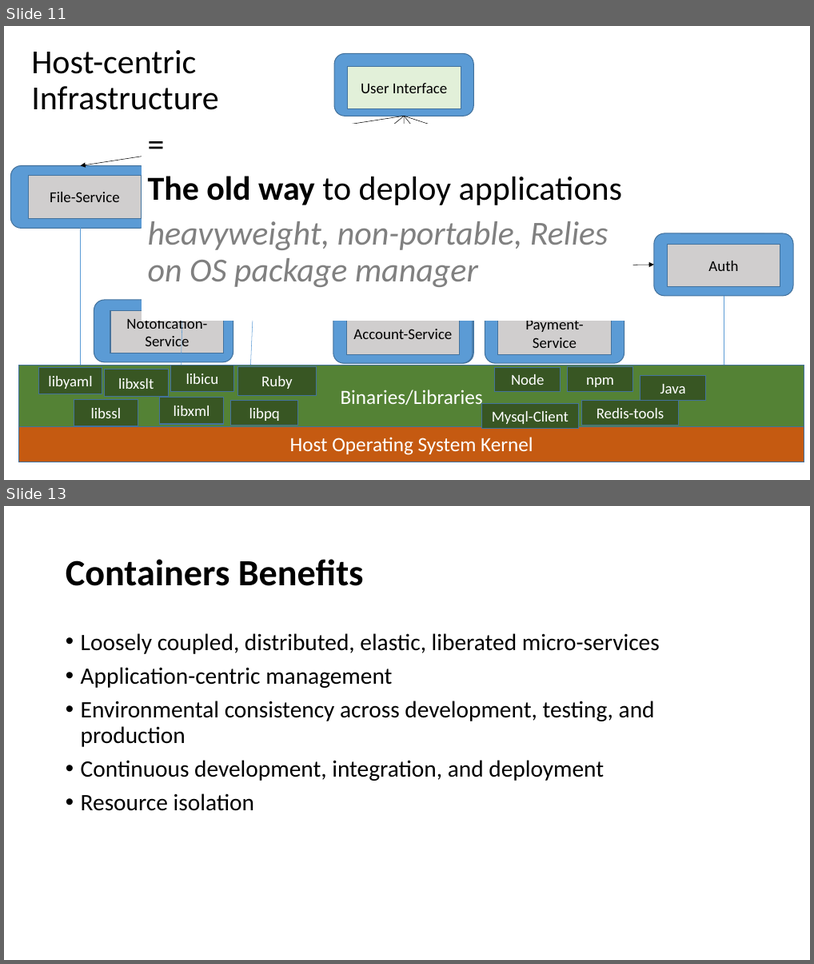
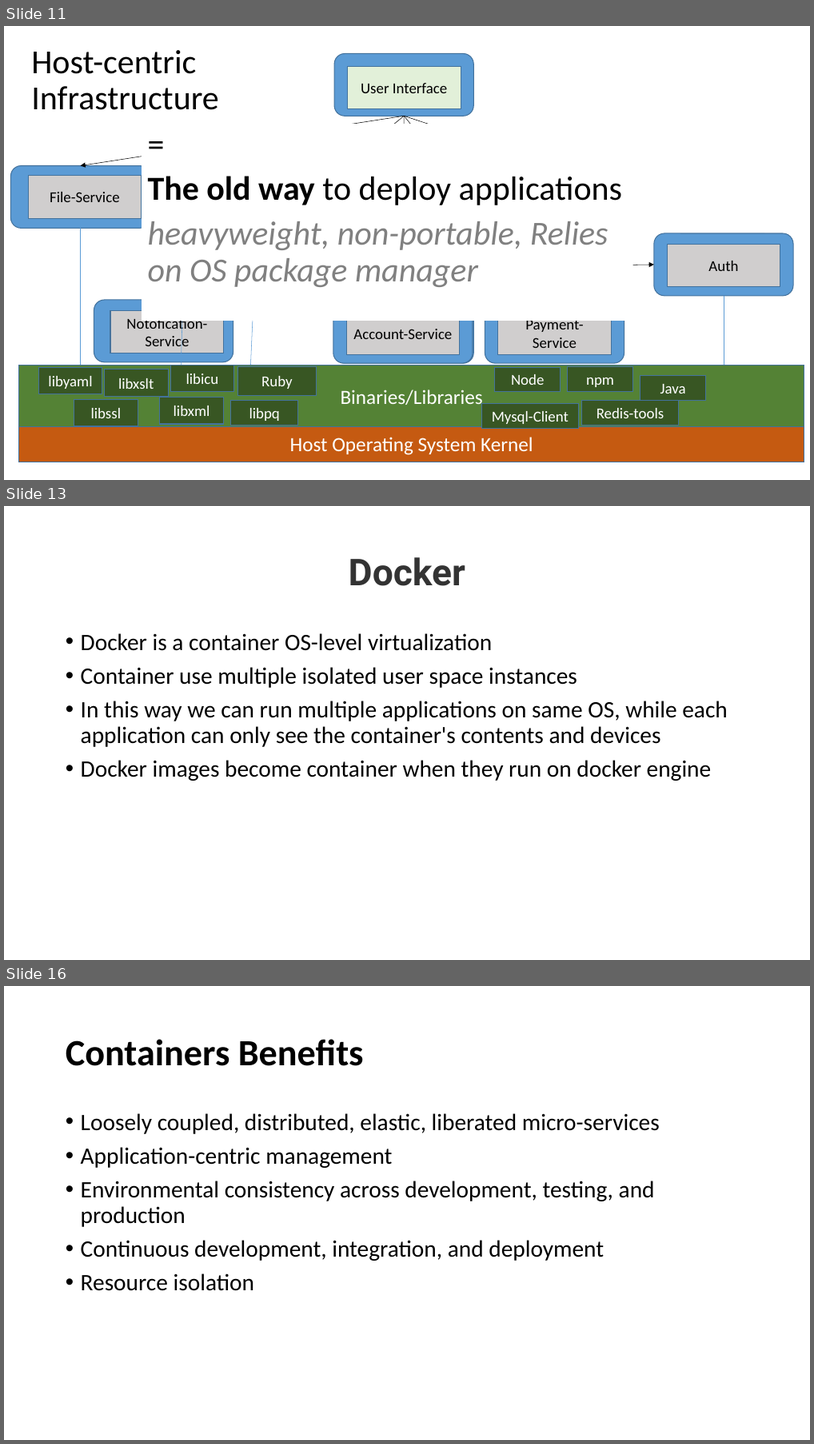
Before and after one commit to eylonmalin/k8s-training, a slide deck: day-1/Using Kubernetes Day 1.pptx. Shown one above the other, each under a label of ours: slides 11 and 13 before the commit, slides 11, 13 and 16 after it; the slides between them are not shown. The pictures are 814x964 and 814x1444 pixels, drawn with LibreOffice and Linux fonts; fonts in the diff are those of the drawing. Boxes give left, top, right and bottom in pixels: in the first picture for what was removed or moved away, otherwise in the second. Text is boxed around its words. In the diff, an @@ line names an element or a change of style, - is before the commit and + after.

```diff
--- a/day-1/Using Kubernetes Day 1.pptx
+++ b/day-1/Using Kubernetes Day 1.pptx
@@ slide 13 added at bbox=[4, 506, 810, 960], background #FFFFFF @@
@@ title added at bbox=[349, 557, 466, 586], 44 pt, text #333333, bold @@
+Docker
@@ text added at bbox=[81, 633, 728, 780], 28 pt, text #000000 @@
+• Docker is a container OS-level virtualization
+• Container use multiple isolated user space instances
+• In this way we can run multiple applications on same OS, while each application can only see the container's contents and devices
+• Docker images become container when they run on docker engine
@@ what was slide 13 is now slide 16 @@
```
Also in this commit, not shown: 4 slides changed, 4 other slides added, 2 slides removed.
